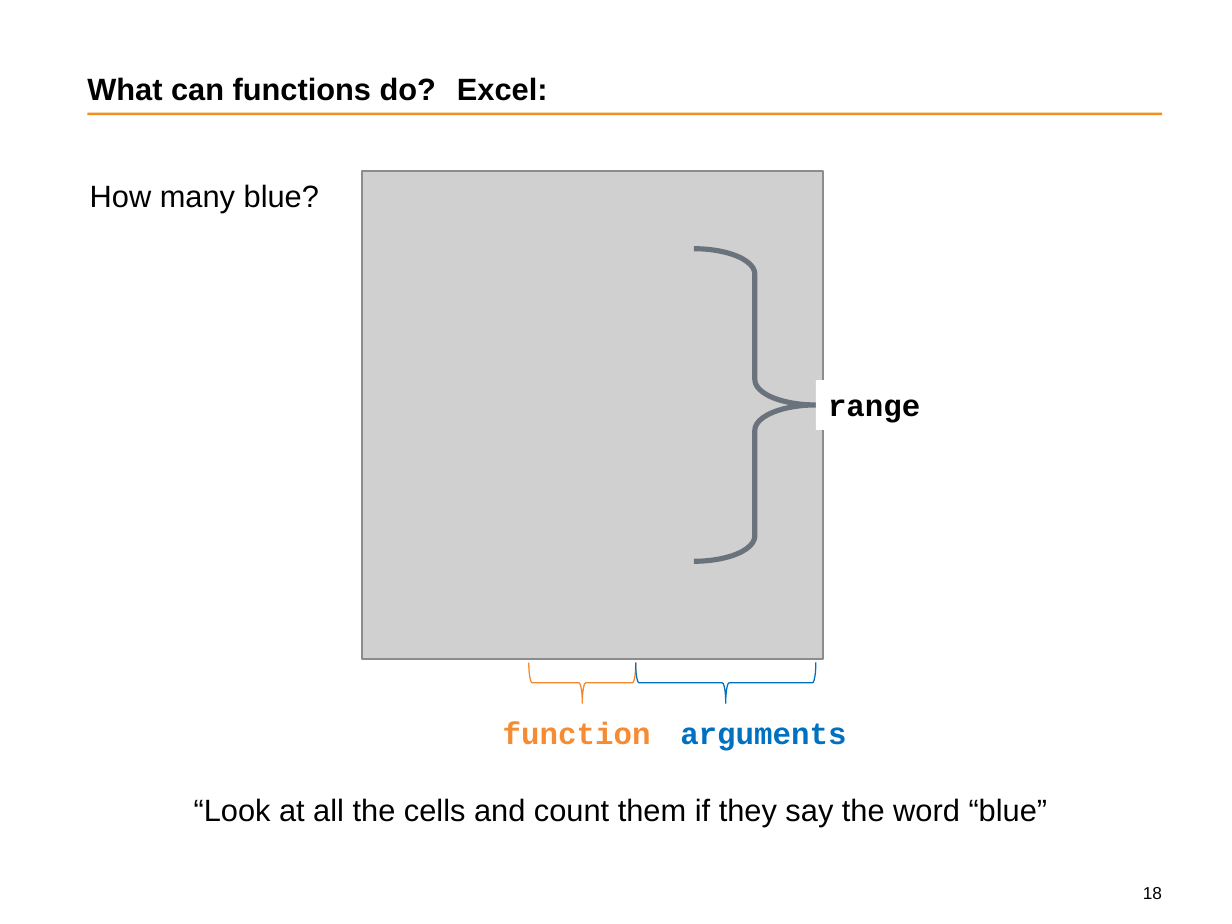
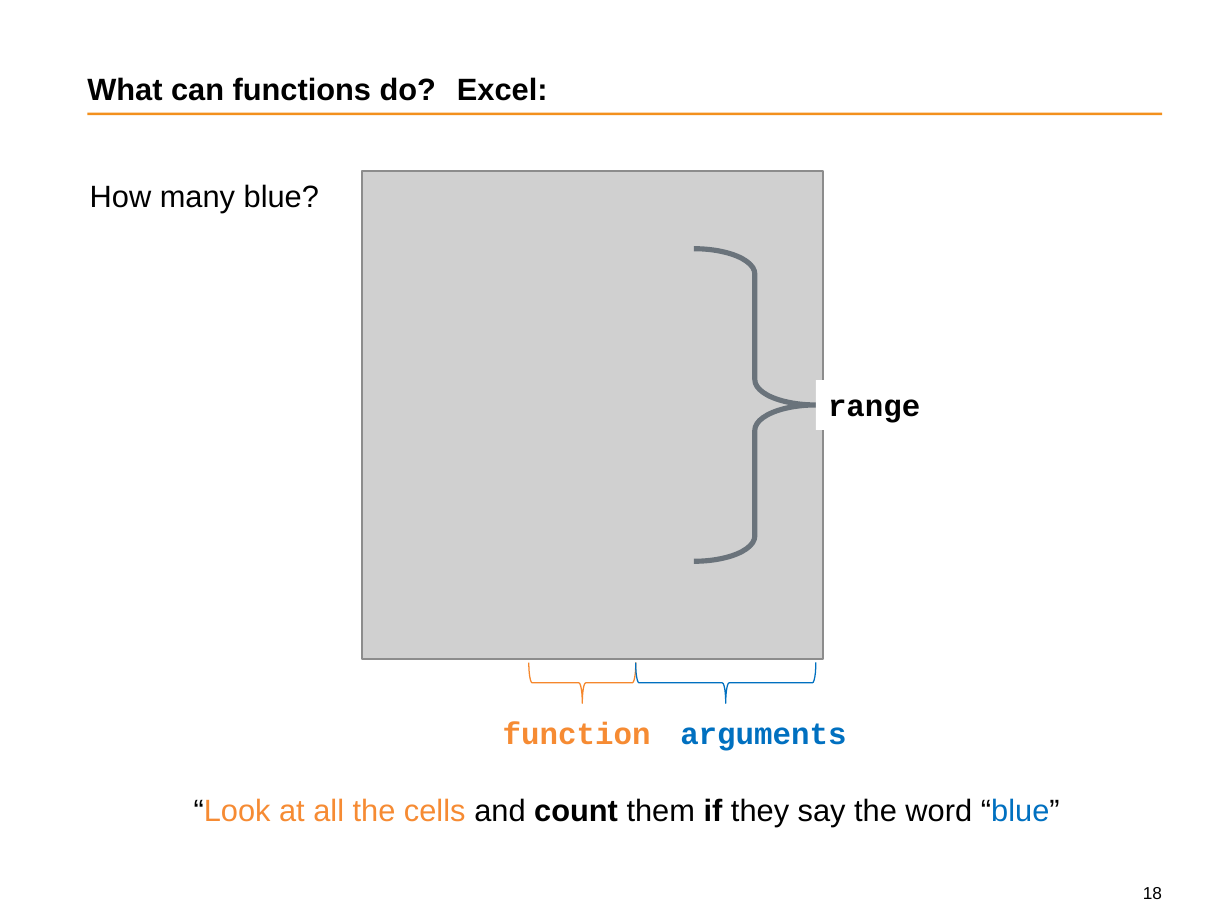
Before and after one commit to wfmackey/dataclass, a slide deck: slide 18 of intern_data_class1806/1_data_class_presentation.pptx. Drawn at 1232x924 pixels with LibreOffice and Linux fonts; fonts in the diff are those of the drawing; grey boxes stand for pictures; background and template pictures are left out. Boxes give left, top, right and bottom in pixels: in the first picture for what was removed or moved away, otherwise in the second. Text is boxed around its words. In the diff, an @@ line names an element or a change of style, - is before the commit and + after.

```diff
--- a/intern_data_class1806/1_data_class_presentation.pptx
+++ b/intern_data_class1806/1_data_class_presentation.pptx
@@ text "“Look at all the cells ..." at (194,798,1060,827): text colour #000000 to #F68B33 in "“Look at all the cells"; text colour #000000 to #0070C0 in "“blue”"; bold on in "count if" @@
```
Also in this commit, not shown: 11 other slides changed, 7 other files.
